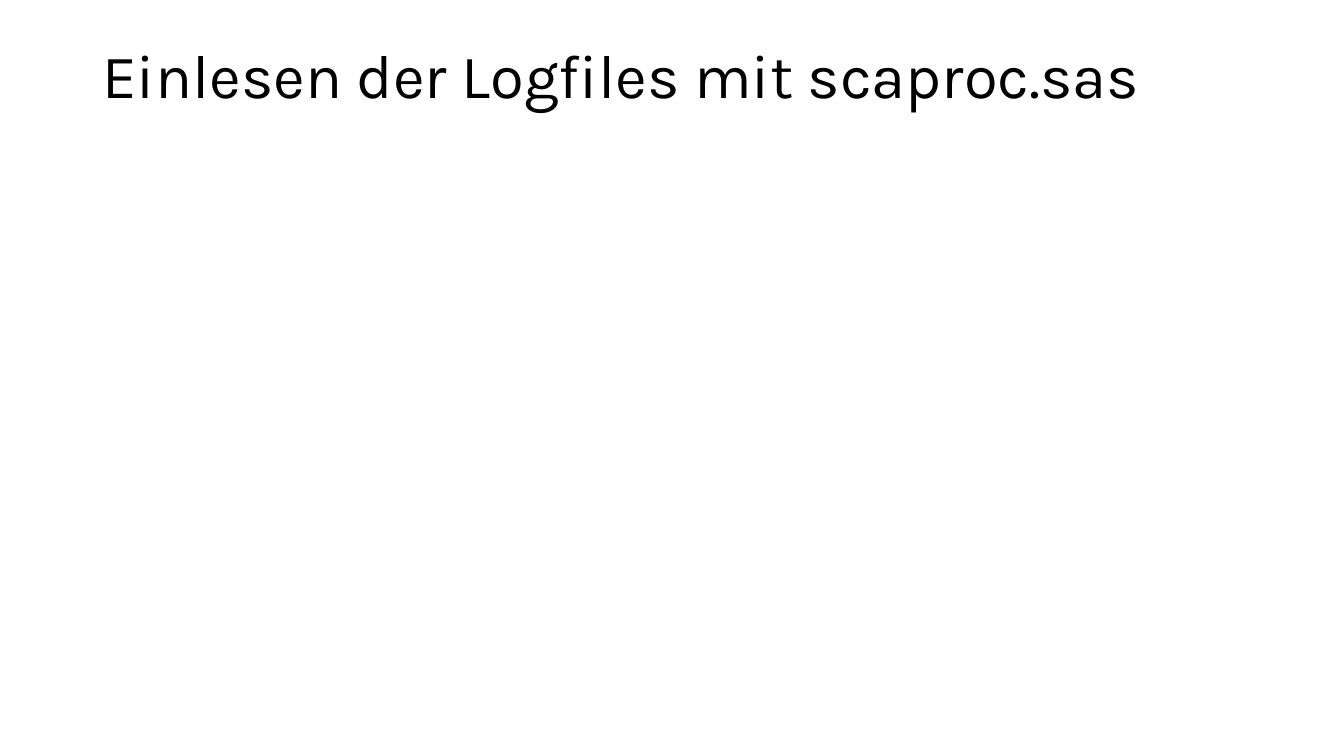
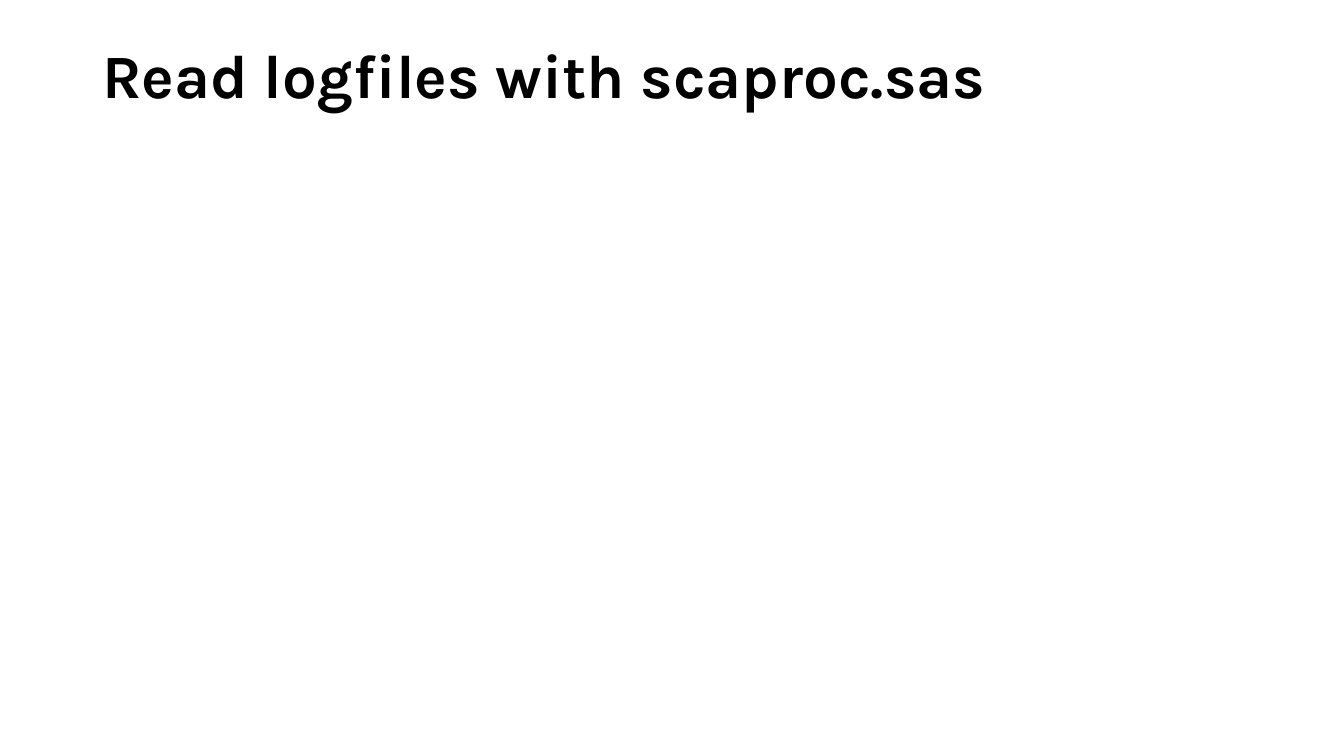
Before and after one commit to FSchwertfeger/Scaproc, a slide deck: slide 8 of proc scaproc.ppt (slide 9 before the commit). Drawn at 1344x756 pixels with LibreOffice and Linux fonts; fonts in the diff are those of the drawing. Boxes give left, top, right and bottom in pixels: in the first picture for what was removed or moved away, otherwise in the second. Text is boxed around its words. In the diff, an @@ line names an element or a change of style, - is before the commit and + after.

```diff
--- a/proc scaproc.ppt
+++ b/proc scaproc.ppt
@@ title at (x1=102, y1=54, x2=985, y2=113): text changed; bold on @@
-Einlesen der Logfiles mit scaproc.sas
+Read logfiles with scaproc.sas
```
Also in this commit, not shown: 2 other slides changed, 8 slides added, 9 slides removed.
